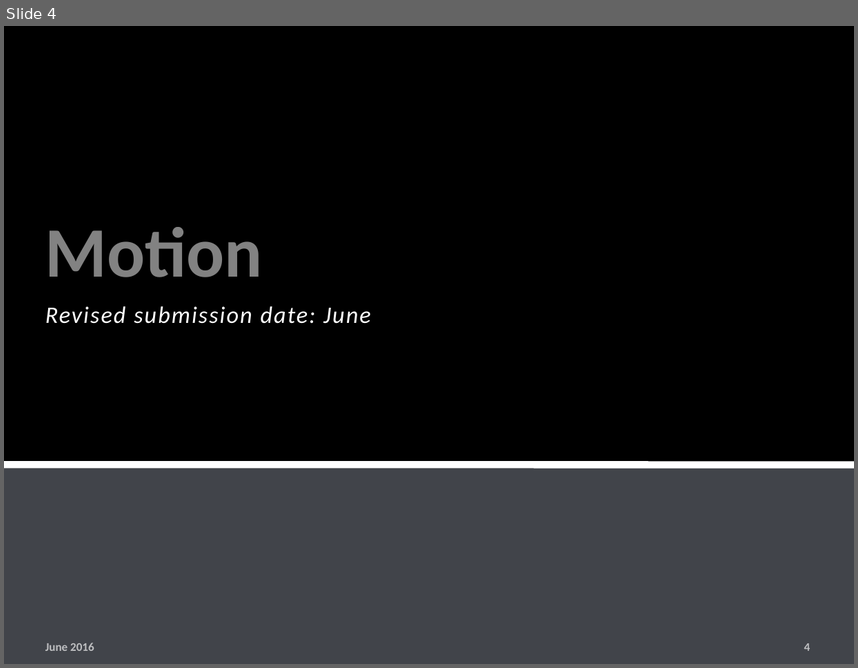
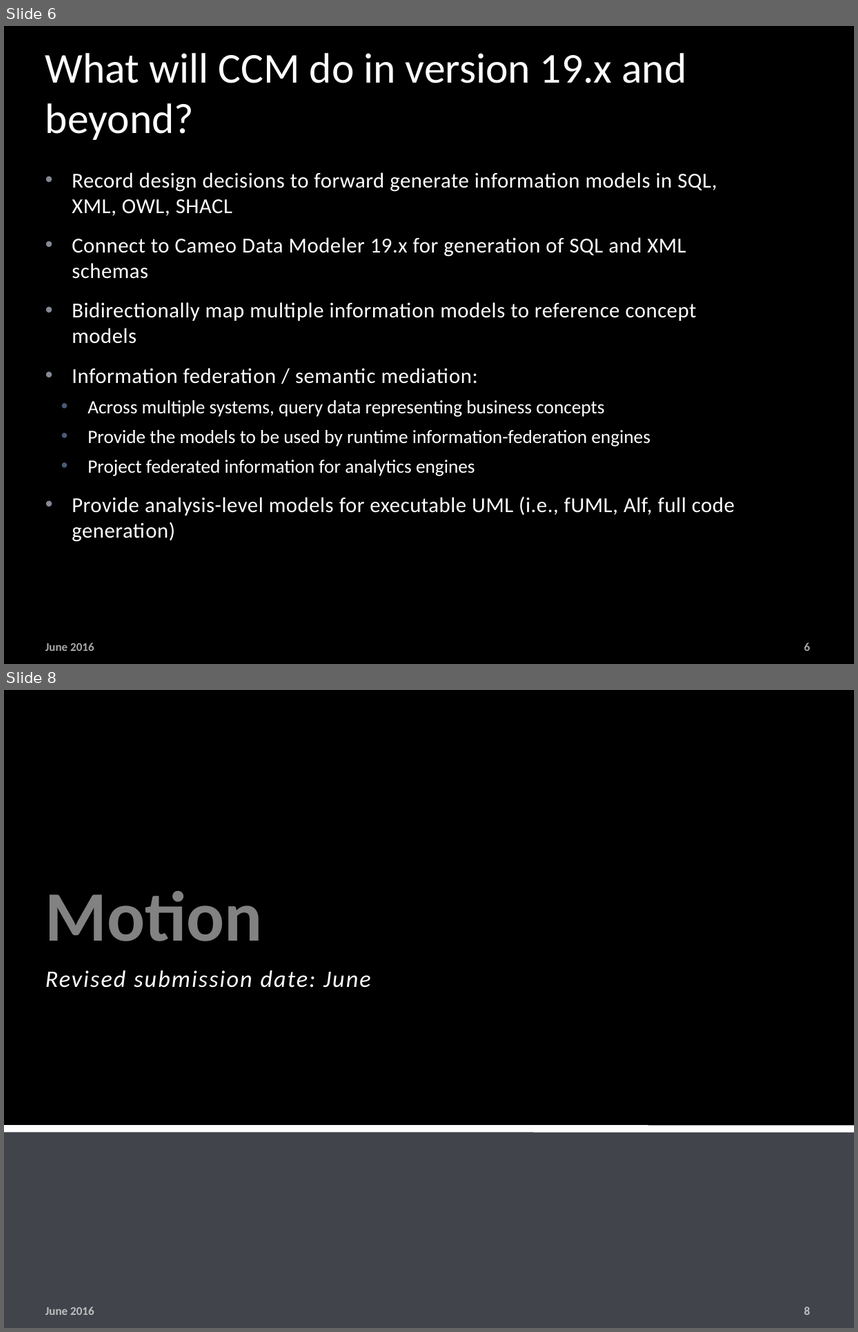
Before and after one commit to ModelDriven/SIMF, a slide deck: Presentations/SIMF_OMG_201709.pptx. Shown one above the other, each under a label of ours: slide 4 before the commit, slides 6 and 8 after it; the slides between them are not shown. The pictures are 858x668 and 858x1332 pixels, drawn with LibreOffice and Linux fonts; fonts in the diff are those of the drawing; background and template pictures are left out. Boxes give left, top, right and bottom in pixels: in the first picture for what was removed or moved away, otherwise in the second. Text is boxed around its words. In the diff, an @@ line names an element or a change of style, - is before the commit and + after.

Commit message:
Presentation for omg
And rules reference

```diff
--- a/Presentations/SIMF_OMG_201709.pptx
+++ b/Presentations/SIMF_OMG_201709.pptx
@@ slide 6 added at (4,26,854,664), background picture (left out) @@
@@ rectangle added at (4,26,854,664), fill #000000 at 50% opacity @@
@@ title added at (45,53,686,140), 36 pt, text #FFFFFF @@
+What will CCM do in version 19.x and beyond?
@@ text added at (72,172,735,541), 18 pt, text #FFFFFF @@
+• Record design decisions to forward generate information models in SQL, XML, OWL, SHACL
+• Connect to Cameo Data Modeler 19.x for generation of SQL and XML schemas
+• Bidirectionally map multiple information models to reference concept models
+• Information federation / semantic mediation:
+  • Across multiple systems, query data representing business concepts
+  • Provide the models to be used by runtime information-federation engines
+  • Project federated information for analytics engines
+• Provide analysis-level models for executable UML (i.e., fUML, Alf, full code generation)
@@ text added at (45,642,94,650), 10 pt, text #FFFFFF at 65% opacity, bold @@
+June 2016
@@ page number added at (804,642,811,650), 10 pt, text #FFFFFF at 65% opacity, bold @@
+6
@@ what was slide 4 is now slide 8 @@
@@ page number at (804,1306,811,1314): text changed @@
-4
+8
```
Also in this commit, not shown: 2 slides changed, 3 other slides added, 1 other file.
